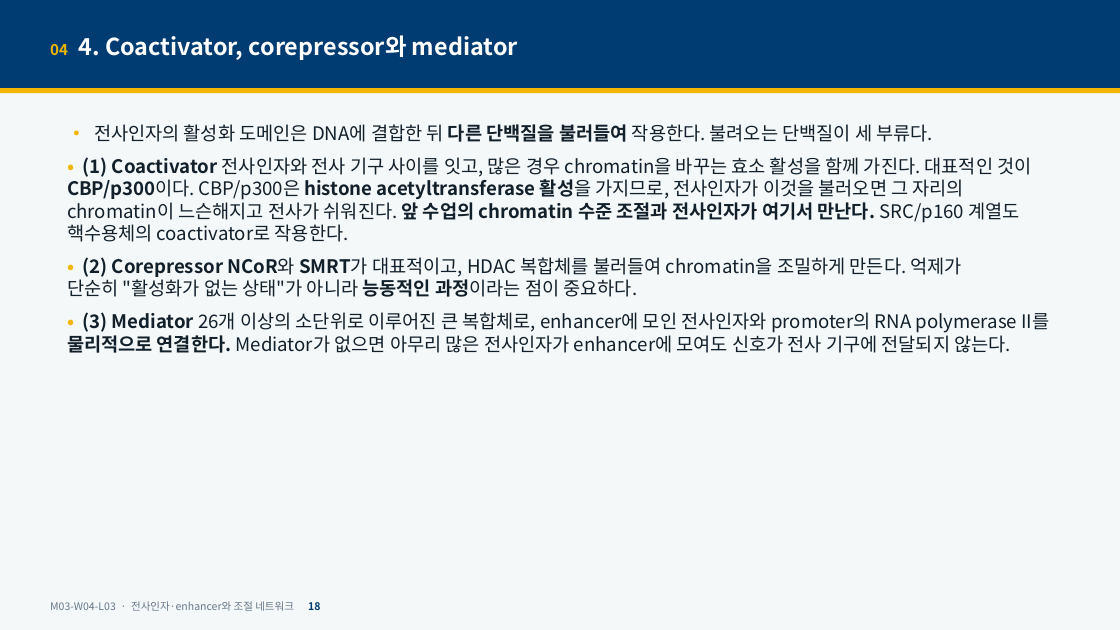
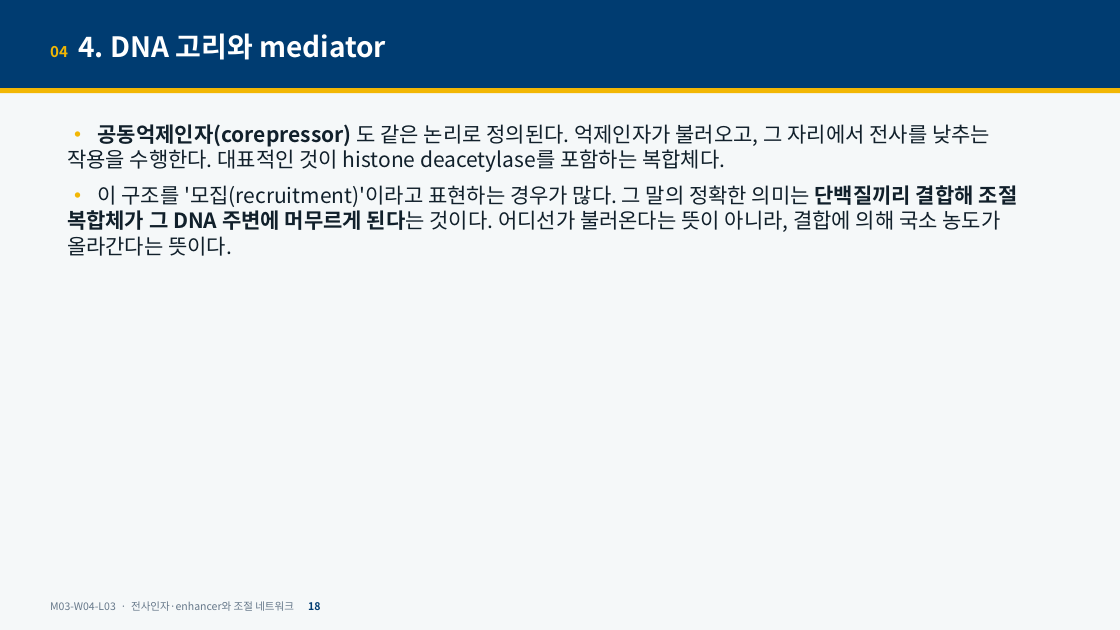
Before and after one commit to hoperiasd2/hoperiasd2.github.io, a slide deck: slide 18 of curriculum/M03/W04/L03/slides.pptx. Drawn at 1120x630 pixels with LibreOffice and Linux fonts; fonts in the diff are those of the drawing. Boxes give left, top, right and bottom in pixels: in the first picture for what was removed or moved away, otherwise in the second. Text is boxed around its words. In the diff, an @@ line names an element or a change of style, - is before the commit and + after.

```diff
--- a/curriculum/M03/W04/L03/slides.pptx
+++ b/curriculum/M03/W04/L03/slides.pptx
@@ text at bbox=[50, 33, 386, 60]: text changed; size 20 to 24 pt @@
-04 4. Coactivator, corepressor와 mediator
+04 4. DNA 고리와 mediator
@@ text at bbox=[67, 124, 1018, 256]: text changed; size 16 to 18 pt @@
-• 전사인자의 활성화 도메인은 DNA에 결합한 뒤 다른 단백질을 불러들여 작용한다. 불려오는 단백질이 세 부류다.
-• (1) Coactivator 전사인자와 전사 기구 사이를 잇고, 많은 경우 chromatin을 바꾸는 효소 활성을 함께 가진다. 대표적인 것이 CBP/p300이다. CBP/p300은 histone acetyltransferase 활성을 가지므로, 전사인자가 이것을 불러오면 그 자리의 chromatin이 느슨해지고 전사가 쉬워진다. 앞 수업의 chromatin 수준 조절과 전사인자가 여기서 만난다. SRC/p160 계열도 핵수용체의 coactivator로 작용한다.
-• (2) Corepressor NCoR와 SMRT가 대표적이고, HDAC 복합체를 불러들여 chromatin을 조밀하게 만든다. 억제가 단순히 "활성화가 없는 상태"가 아니라 능동적인 과정이라는 점이 중요하다.
-• (3) Mediator 26개 이상의 소단위로 이루어진 큰 복합체로, enhancer에 모인 전사인자와 promoter의 RNA polymerase II를 물리적으로 연결한다. Mediator가 없으면 아무리 많은 전사인자가 enhancer에 모여도 신호가 전사 기구에 전달되지 않는다.
+• 공동억제인자(corepressor) 도 같은 논리로 정의된다. 억제인자가 불러오고, 그 자리에서 전사를 낮추는 작용을 수행한다. 대표적인 것이 histone deacetylase를 포함하는 복합체다.
+• 이 구조를 '모집(recruitment)'이라고 표현하는 경우가 많다. 그 말의 정확한 의미는 단백질끼리 결합해 조절 복합체가 그 DNA 주변에 머무르게 된다는 것이다. 어디선가 불러온다는 뜻이 아니라, 결합에 의해 국소 농도가 올라간다는 뜻이다.
```
Also in this commit, not shown: 38 other slides changed, 12 slides added, 5 slides removed, 17 other files.
